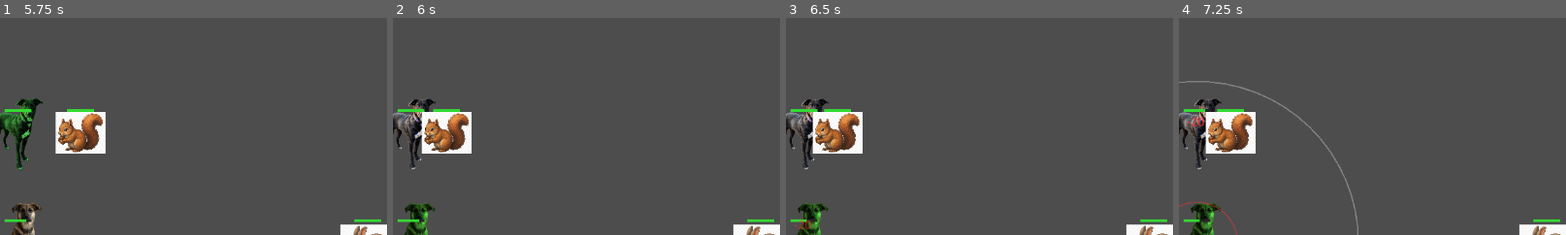
Above: before the commit, frames 1-4 (left to right).
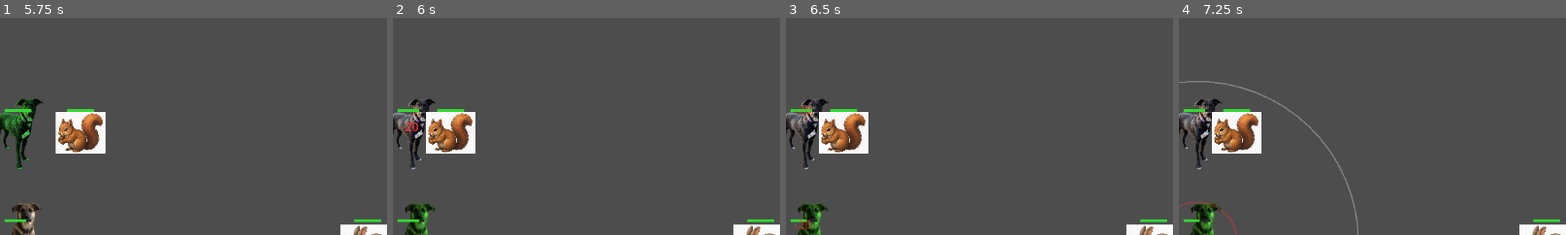
Above: after the commit, the same moments.

Repository: forsman5/volcano
Game: Godot game, scene res://scenes/menu.tscn
Two runs of this game, one before a commit and one after it. Both use one fixed random seed, a clock stepped at 60 frames per second and the inputs below.
Inputs (mouse positions are % of the whole screen's width and height, from its top left):
- Up to frame 1 (5.75 s): click "Start Game" at 0.5 s; click "End Turn" at 1.25 s; click "End Turn Anyway" at 2 s; tap Enter at 2.75 s; move the mouse to (17, 50) at 2.77 s; click (17, 50) at 2.92 s; move the mouse to (33, 38) at 3.52 s; click (33, 38) at 3.67 s; click "End Turn" at 4.25 s; click "End Turn Anyway" at 5 s
- Up to frame 2 (6 s): move the mouse to (33, 63) at 5.77 s; click (33, 63) at 5.92 s
- Up to frame 3 (6.5 s): no input
- Up to frame 4 (7.25 s): move the mouse to (45, 70) at 6.52 s; click (45, 70) at 6.67 s
The pictures show only the part of the screen within x 31-81%, y 11-61%; the shares and areas given below are measured in that part.

Frame 1 is identical in both runs. In frame 2, 1.8% of the frame differs, in the area x 2-22%, y 41-63%; in frame 3, 2.2%; in frame 4, 2.2%.

Commit message:
Apply melee damage as soon as unit enters attack range
Previously melee damage resolved at end-of-turn regardless of when the unit
arrived. Now each melee unit calls _try_melee_attack() every physics frame;
damage fires the moment distance <= attack_range, then the unit stops.

- Add _is_executing and _has_attacked flags to BaseUnit
- Add _try_melee_attack() to BaseUnit; called from PlayerUnit and EnemyUnit
  _physics_process after _move_step()
- Move _is_executing from EnemyUnit into BaseUnit (shared base now owns it)
- Remove end-of-turn melee damage loops from main._end_execution()

Co-Authored-By: Claude Sonnet 4.6 <noreply@anthropic.com>

Diff:
--- a/scripts/base_unit.gd
+++ b/scripts/base_unit.gd
@@ -21,6 +21,8 @@
 var _has_pending_move: bool = false
 var _pending_attack_target: Node2D = null
 var _has_pending_attack: bool = false
+var _has_attacked: bool = false
+var _is_executing: bool = false
 
 var _health_bar: HealthBar = null
 
@@ -62,6 +64,7 @@
 
 
 func begin_execution() -> void:
+	_is_executing = true
 	if is_melee and _has_pending_attack and is_instance_valid(_pending_attack_target):
 		move_to(_pending_attack_target.global_position)
 	elif _has_pending_move:
@@ -70,10 +73,24 @@
 
 func end_execution() -> void:
 	_has_pending_move = false
+	_has_attacked = false
+	_is_executing = false
 	_is_moving = false
 	velocity = Vector2.ZERO
 	if not is_instance_valid(_pending_attack_target):
 		_has_pending_attack = false
+
+
+func _try_melee_attack() -> void:
+	if not is_melee or _has_attacked or not _has_pending_attack or not _is_executing:
+		return
+	if not is_instance_valid(_pending_attack_target):
+		return
+	if global_position.distance_to(_pending_attack_target.global_position) <= attack_range:
+		_pending_attack_target.take_damage(attack_damage)
+		_has_attacked = true
+		_is_moving = false
+		velocity = Vector2.ZERO
 
 
 func take_damage(amount: float) -> void:
--- a/scripts/enemy.gd
+++ b/scripts/enemy.gd
@@ -5,8 +5,6 @@
 
 @export var behavior: BehaviorType = BehaviorType.MELEE_CHASER
 @export var alert_radius: float = 350.0
-
-var _is_executing: bool = false
 
 @onready var _sprite: Sprite2D = $Sprite2D
 
@@ -29,6 +27,7 @@
 	match behavior:
 		BehaviorType.MELEE_CHASER:
 			_move_step()
+			_try_melee_attack()
 		BehaviorType.RANGED_FLEEING:
 			_flee_step()
 
--- a/scripts/main.gd
+++ b/scripts/main.gd
@@ -199,20 +199,6 @@
 
 
 func _end_execution() -> void:
-	for unit in _player_units:
-		if unit.is_melee and unit._has_pending_attack:
-			var t := unit._pending_attack_target
-			if is_instance_valid(t) and unit.global_position.distance_to(t.global_position) <= unit.attack_range:
-				t.take_damage(unit.attack_damage)
-
-	for enemy in _enemy_units:
-		if not is_instance_valid(enemy):
-			continue
-		if enemy.is_melee and enemy._has_pending_attack:
-			var t := enemy._pending_attack_target
-			if is_instance_valid(t) and enemy.global_position.distance_to(t.global_position) <= enemy.attack_range:
-				t.take_damage(enemy.attack_damage)
-
 	_turn_phase = TurnPhase.PLANNING
 	_end_turn_btn.disabled = false
 	for unit in _player_units:
--- a/scripts/player.gd
+++ b/scripts/player.gd
@@ -17,6 +17,7 @@
 
 func _physics_process(_delta: float) -> void:
 	_move_step()
+	_try_melee_attack()
 
 
 func set_selected(selected: bool) -> void:
